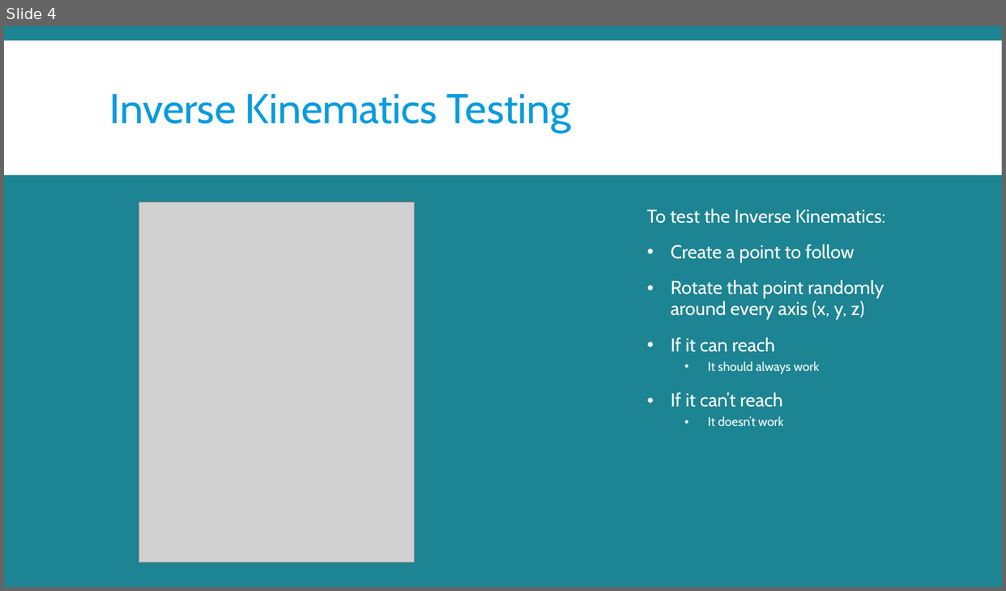
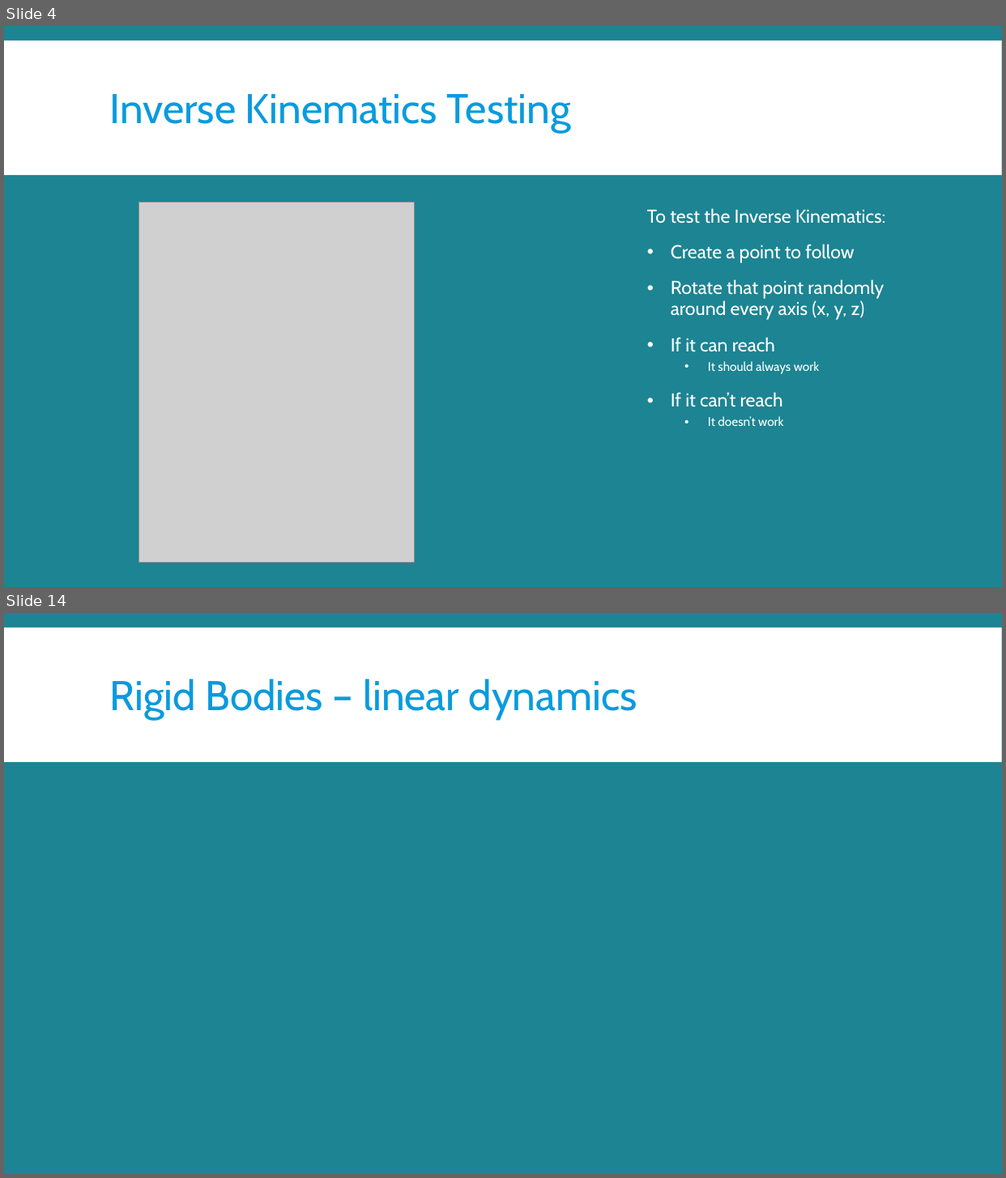
Before and after one commit to migiesmith/Physics-based-Animation-Coursework, a slide deck: Presentation/Inverse Kinematics and Particles.pptx. Shown one above the other, each under a label of ours: slide 4 before the commit, slides 4 and 14 after it; the slides between them are not shown. The pictures are 1006x591 and 1006x1178 pixels, drawn with LibreOffice and Linux fonts; fonts in the diff are those of the drawing; grey boxes stand for pictures. Boxes give left, top, right and bottom in pixels: in the first picture for what was removed or moved away, otherwise in the second. Text is boxed around its words. In the diff, an @@ line names an element or a change of style, - is before the commit and + after.

```diff
--- a/Presentation/Inverse Kinematics and Particles.pptx
+++ b/Presentation/Inverse Kinematics and Particles.pptx
@@ slide 14 added at <box>4,613,1002,1174</box>, background #1C8492; not listed: 1 template element that a slide beside it also shows @@
@@ title added at <box>110,679,637,719</box>, 40 pt, text #099BDD @@
+Rigid Bodies – linear dynamics
```
Also in this commit, not shown: 10 other slides added, 1 other file.
